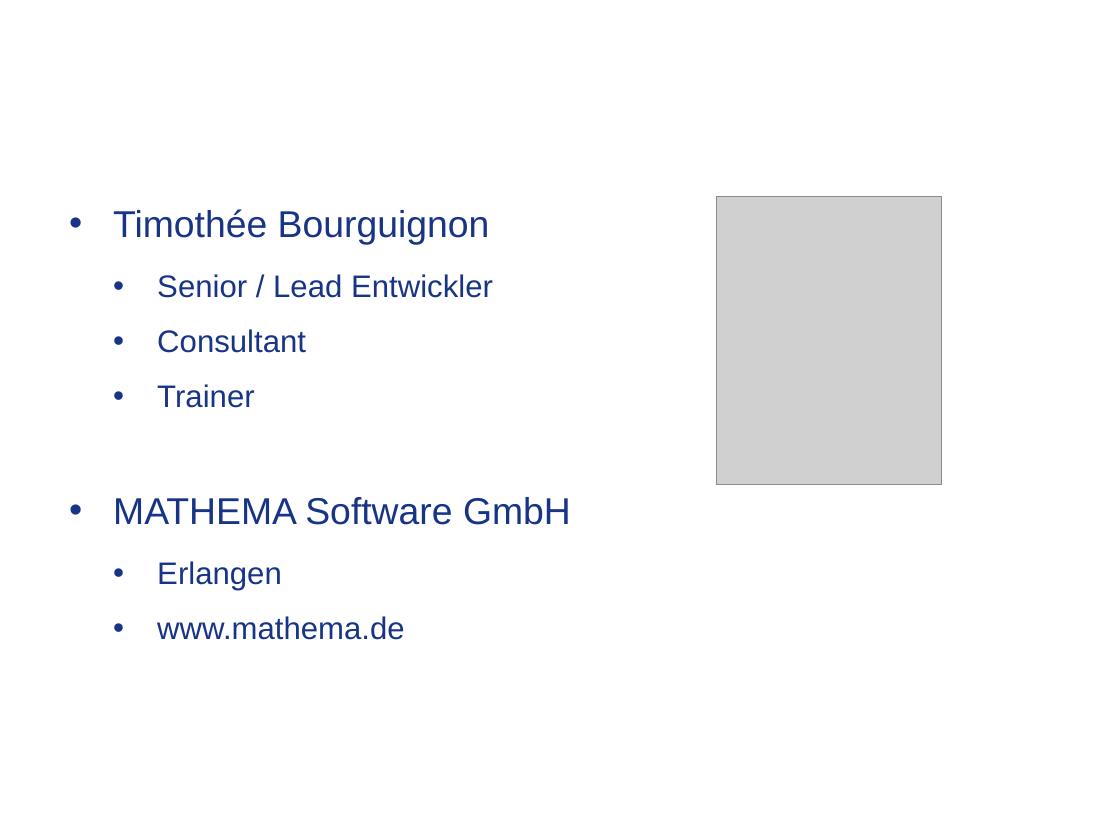
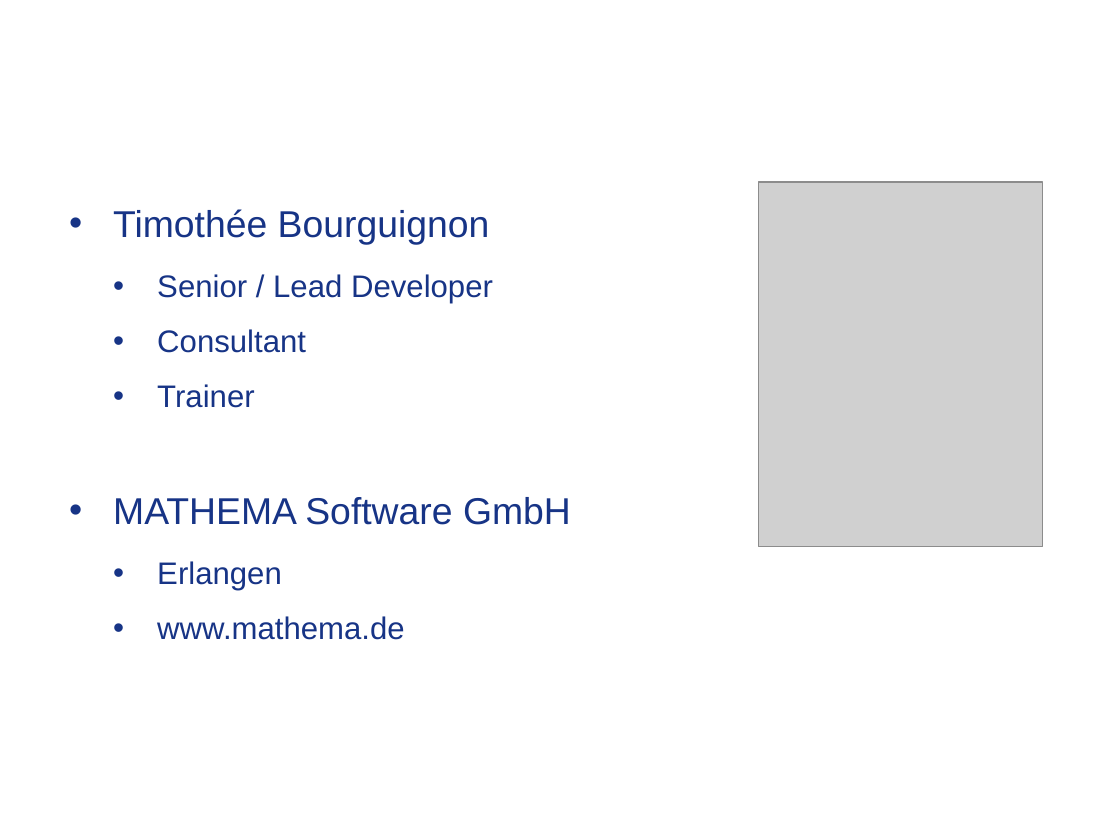
Before and after one commit to Timothep/MarathonWOShoes, a slide deck: slide 2 of BarefootMarathon.odp. Drawn at 1120x840 pixels with LibreOffice and Linux fonts; fonts in the diff are those of the drawing; grey boxes stand for pictures; background and template pictures are left out. Boxes give left, top, right and bottom in pixels: in the first picture for what was removed or moved away, otherwise in the second. Text is boxed around its words. In the diff, an @@ line names an element or a change of style, - is before the commit and + after.

```diff
--- a/BarefootMarathon.odp
+++ b/BarefootMarathon.odp
@@ picture: place and size @@
-picture at box(717, 196, 942, 485)
+picture at box(758, 183, 1043, 548)
@@ text at box(157, 274, 493, 304): text changed @@
-  • Senior / Lead Entwickler
+  • Senior / Lead Developer
```
Also in this commit, not shown: 11 other slides changed.
